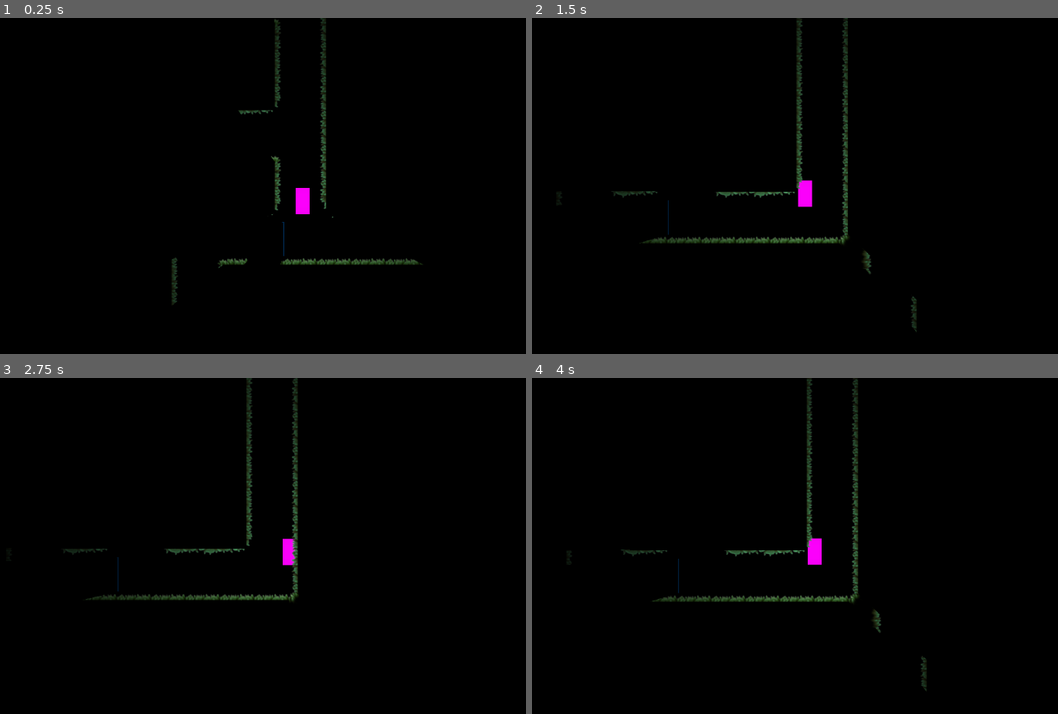
Above: before the commit, frames 1-4 (two rows, left to right).
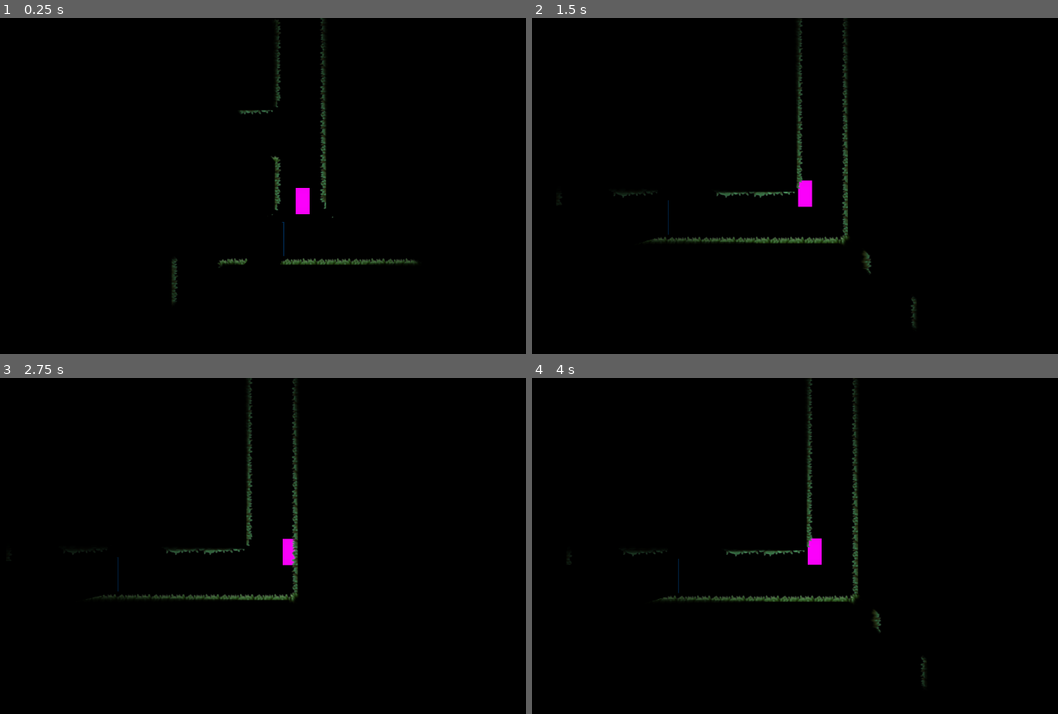
Above: after the commit, the same moments.

Repository: kit-solent/refrigerate
Game: Godot game, scene res://core/ingame.tscn
The game is run twice, just before and just after one commit, with the same random seed, the same clock (stepped at 60 frames per second) and the same inputs.
Inputs:
- Up to frame 1 (0.25 s): no input
- Up to frame 2 (1.5 s): hold Right (player right) 0.53-1.28 s; tap Up (player jump) at 0.77 s; hold Left (player left) from 1.28 s (still down)
- Up to frame 3 (2.75 s): tap Up (player jump) at 1.52 s; release Left (player left) at 2.03 s; hold Right (player right) from 2.03 s (still down)
- Up to frame 4 (4 s): tap Up (player jump) at 3.02, 3.77 s; release Right (player right) at 3.53 s; hold Left (player left) from 3.53 s (still down)

The runs differ from the first frame. In frame 1, 0.1% of the frame differs, in the area x 32-81%, y 0-86%; in frame 2, 0.2%, in the area x 15-74%, y 0-94%; in frame 3, 0.2%; in frame 4, 0.2%.

Commit message:
SaveBot commit at 2025-01-01 17:00:29

Diff:
--- a/core/core.gd
+++ b/core/core.gd
@@ -108,8 +108,5 @@
 ## Name: Refrigerate Game
 ## Birthday: 1/1/2000
 ## Email: refrigerate.game@gmail.com
-## Password: REDACTED
 ## Firebase url: https://refrigerate-580a7-default-rtdb.firebaseio.com/
-##
-##
 ########################################
--- a/core/map.gd
+++ b/core/map.gd
@@ -4,12 +4,17 @@
 var mode_overide_scene = preload("res://core/resources/ModeOveride.tscn")
 var wader_scene = preload("res://water/water.tscn")
 
-func create_regions(id:int):
+func create_regions(id:int, atlas:Array=[], remove:bool=true):
 	"""
 	Returns an array of polygons of the merged tiles of the given id.
+	If atlas has items then only use tiles with atlas positions in atlas.
+	If remove is true tiles will be removed from the tilemap. Otherwise... they won't.
 	"""
 	var shapes:Array[PackedVector2Array] = []
 	for cell in get_used_cells_by_id(id):
+		if len(atlas)>0 and (not get_cell_atlas_coords(cell) in atlas):
+			continue # skip the cell if it is not in the atlas.
+
 		# Construct a polygon (square) clockwise from the four corners of the cell.
 		shapes.append(PackedVector2Array([
 			# map_to_local returns the cell centre.
@@ -20,7 +25,8 @@
 		]))
 
 		# remove the cell
-		set_cell(cell)
+		if remove:
+			set_cell(cell)
 
 	# merge the polygons
 	shapes = Core.tools.merge_polygons(shapes)
@@ -44,31 +50,19 @@
 	]
 	This is the format expected by the water setup method.
 	"""
-	var old_regions = create_regions(id)
-	var new_regions = []
+	var old_regions = create_regions(id, [], false) # don't delete the regions yet.
+	var new_regions:Array[PackedVector2Array] = []
+	for region in old_regions:
+		new_regions.append(region)
 
-	for old_region in old_regions:
-		# add the old region
-		new_regions.append(old_region)
+		var stup = false
+		while true:
+			pass
 
-		# TODO
+	for cell in get_used_cells_by_id(id):
+		set_cell(cell) # now delete all the tiles.
 
-		# add the points to the new region from the old region.
-		for point in old_region:
-			if get_cell_atlas_coords(point) == Vector2i(0, 0):
-				# if the cell is a top cell
-				new_regions[-1].append([true, Vector2(point)])
-			else:
-				new_regions[-1].append([false, Vector2(point)])
-
-	# we now have an array of points where surface poins are marked with a `true` prefix
-	old_regions = new_regions
-	new_regions = []
-	# we need to make sure there are no regions with two distinct sets of surface points.
-	#
-
-	return new_regions
-
+	return []
 
 func clear_regions():
 	for region in mode_overides.get_children():
--- a/core/player/player.tscn
+++ b/core/player/player.tscn
@@ -36,6 +36,8 @@
 
 [node name="light" type="PointLight2D" parent="."]
 shadow_enabled = true
+shadow_filter = 1
+shadow_filter_smooth = 1.5
 texture = SubResource("GradientTexture2D_xqc1v")
 texture_scale = 20.0
 
--- /dev/null
+++ b/core/resources/shaders/water.gdshader
@@ -0,0 +1,27 @@
+shader_type canvas_item;
+
+uniform sampler2D SCREEN_TEXTURE : hint_screen_texture, filter_linear_mipmap;
+
+uniform vec4 tint:source_color = vec4(1.0);
+uniform float time:hint_range(0.0, 100.0) = 0.0;
+uniform float wave_amp:hint_range(0.0, 20.0) = 5.0;
+uniform float wave_freq:hint_range(0.1, 10.0) = 1.0;
+uniform float wave_speed:hint_range(0.1, 10.0) = 2.0;
+
+void fragment() {
+	// apply the wave distortion
+	vec2 uv = UV;
+	uv.y += sin(uv.x * wave_freq + time * wave_speed) * wave_amp / 100.0;
+
+	vec4 color_after_distortion = texture(TEXTURE, uv);
+
+	// apply the tint
+	vec4 color = texture(SCREEN_TEXTURE, SCREEN_UV);
+
+	// mix the blue tint with the color behind it (the pre-existing screen color)
+	color = mix(color,tint, 0.5);
+	// mix in vec4(0.5) which is a grey color to strengthen the color.
+	color = mix(vec4(0.5), color, 1.4);
+
+	COLOR = color;
+}
--- a/levels/level1.tscn
+++ b/levels/level1.tscn
@@ -1,8 +1,9 @@
-[gd_scene load_steps=4 format=4 uid="uid://s8hhu4jxydb"]
+[gd_scene load_steps=5 format=4 uid="uid://s8hhu4jxydb"]
 
 [ext_resource type="PackedScene" uid="uid://c6awmk0g3vary" path="res://core/map.tscn" id="1_japuw"]
 [ext_resource type="PackedScene" uid="uid://ctwsyo8iq6tg8" path="res://portals/portal.tscn" id="2_iwwvk"]
 [ext_resource type="PackedScene" uid="uid://dkrdhmdbjussb" path="res://water/water.tscn" id="3_w0b2p"]
+[ext_resource type="Texture2D" uid="uid://v2el4grq8arh" path="res://bricks.jpg" id="4_itdtl"]
 
 [node name="level1" instance=ExtResource("1_japuw")]
 tile_map_data = PackedByteArray("AAACAPr/AAAAAAEAAAADAPr/AAABAAEAAAAEAPv/AAACAAEAAAAGAPv/AAADAAEAAAAGAPz/AAADAAEAAAAGAA …(16320 unchanged characters)…
@@ -16,3 +17,8 @@
 
 [node name="water" parent="." index="2" instance=ExtResource("3_w0b2p")]
 position = Vector2(1088, -1472)
+
+[node name="bricks" type="Sprite2D" parent="." index="3"]
+z_index = -3
+position = Vector2(1112, -1488)
+texture = ExtResource("4_itdtl")
--- a/water/water.gd
+++ b/water/water.gd
@@ -4,6 +4,7 @@
 @export var d:float = 0.03
 @export var spread:float = 0.0002
 @export var border_thickness:float = 1.1
+@export var splash_clamp:float = 10.0
 
 var spring_scene = preload("res://water/spring.tscn")
 var passes = 8
@@ -50,6 +51,9 @@
 	draw_water_body()
 
 func splash(speed, group, spring):
+	# clamp the speed
+	speed = clamp(speed, -splash_clamp, splash_clamp)
+
 	# first check the group exists.
 	if group >= 0 and group < $spring_groups.get_child_count():
 		var group_node = $spring_groups.get_child(group)
--- a/water/water.tscn
+++ b/water/water.tscn
@@ -1,6 +1,15 @@
-[gd_scene load_steps=2 format=3 uid="uid://dkrdhmdbjussb"]
+[gd_scene load_steps=4 format=3 uid="uid://dkrdhmdbjussb"]
 
 [ext_resource type="Script" path="res://water/water.gd" id="1_ip5ep"]
+[ext_resource type="Shader" path="res://core/resources/shaders/water.gdshader" id="2_ro7q3"]
+
+[sub_resource type="ShaderMaterial" id="ShaderMaterial_lusdf"]
+shader = ExtResource("2_ro7q3")
+shader_parameter/tint = Color(6.16074e-06, 0.629828, 0.838481, 1)
+shader_parameter/time = 0.0
+shader_parameter/wave_amp = 5.0
+shader_parameter/wave_freq = 1.0
+shader_parameter/wave_speed = 2.0
 
 [node name="water" type="Node2D"]
 script = ExtResource("1_ip5ep")
@@ -8,6 +17,7 @@
 [node name="spring_groups" type="Node2D" parent="."]
 
 [node name="polygon" type="Polygon2D" parent="."]
+material = SubResource("ShaderMaterial_lusdf")
 
 [node name="area" type="Area2D" parent="."]
 
Binary file added: bricks.jpg
Not shown, added: bricks.jpg.import
